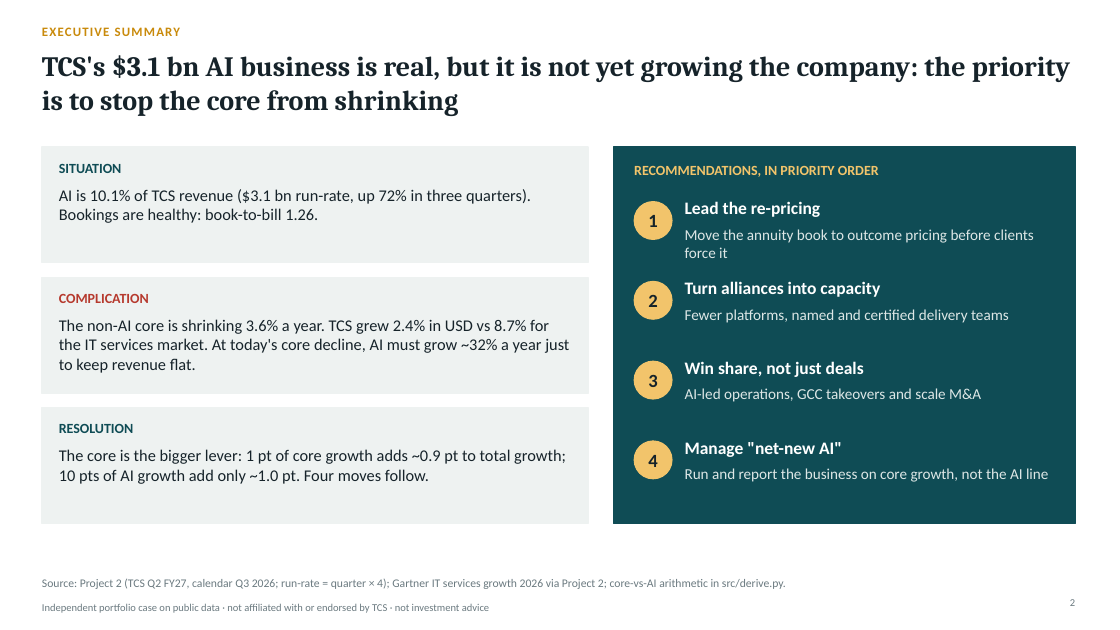
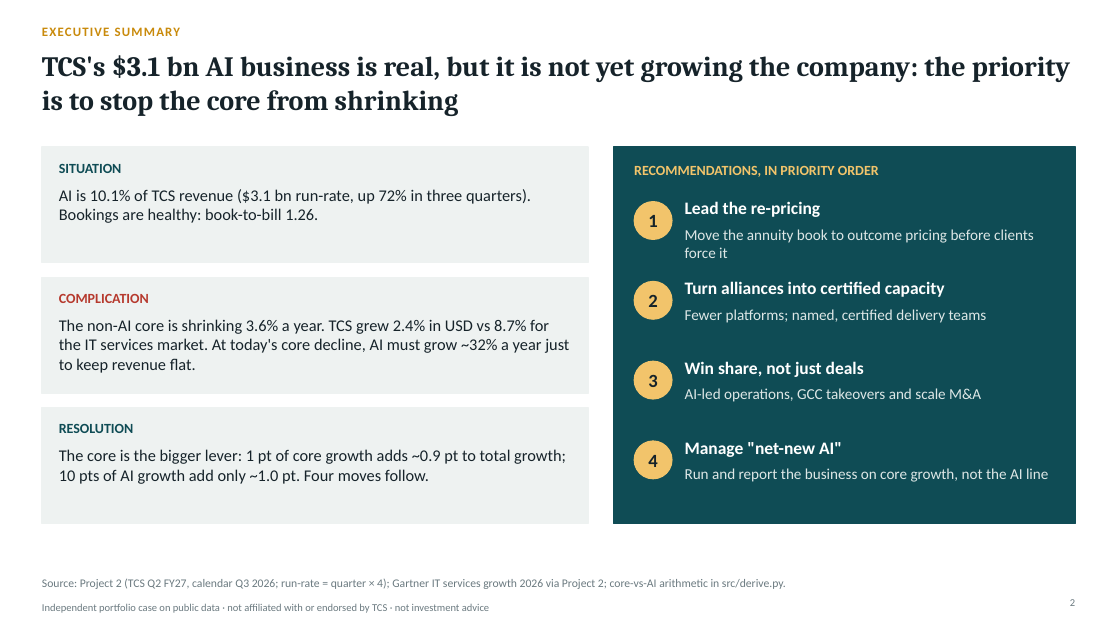
Before and after one commit to lokpriye96/ai-consulting-report-genai-services, a slide deck: slide 2 of outputs/TCS_AI_Deflation_Strategy.pptx. Drawn at 1120x630 pixels with LibreOffice and Linux fonts; fonts in the diff are those of the drawing. Boxes give left, top, right and bottom in pixels: in the first picture for what was removed or moved away, otherwise in the second. Text is boxed around its words. In the diff, an @@ line names an element or a change of style, - is before the commit and + after.

```diff
--- a/outputs/TCS_AI_Deflation_Strategy.pptx
+++ b/outputs/TCS_AI_Deflation_Strategy.pptx
@@ text at bbox=[685, 281, 945, 297]: text changed @@
-Turn alliances into capacity
+Turn alliances into certified capacity
@@ text at bbox=[685, 309, 987, 323]: text changed @@
-Fewer platforms, named and certified delivery teams
+Fewer platforms; named, certified delivery teams
```
Also in this commit, not shown: 7 other slides changed, 12 other files.
